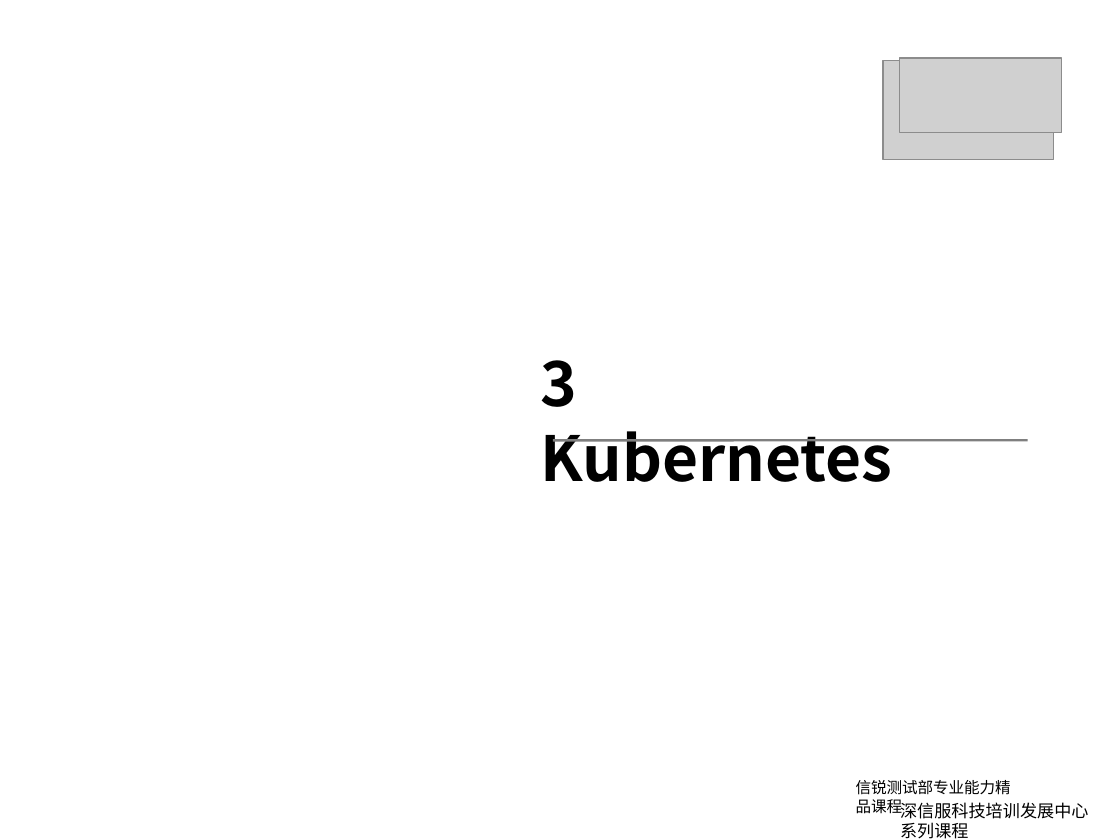
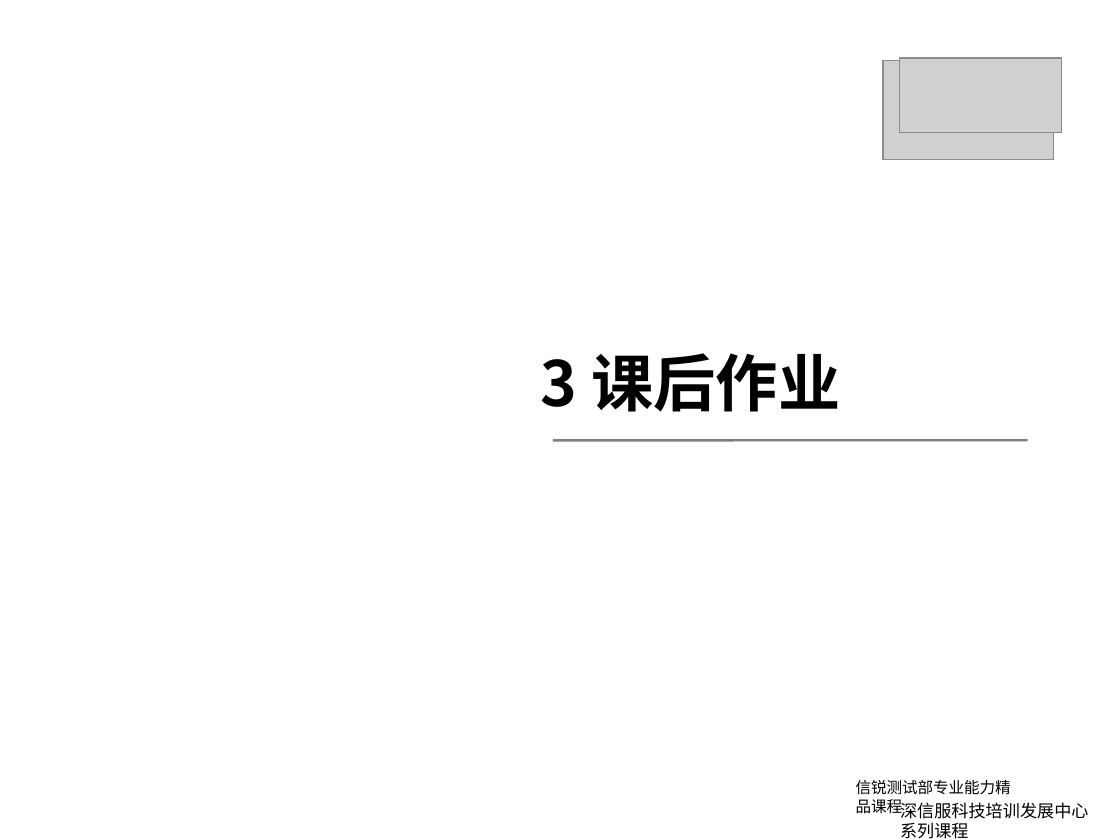
Before and after one commit to yubowen0525/k8s_from_basic_to_advanced, a slide deck: slide 22 of lession2/kubernetes第二课.pptx (slide 23 before the commit). Drawn at 1120x840 pixels with LibreOffice and Linux fonts; fonts in the diff are those of the drawing; grey boxes stand for pictures; background and template pictures are left out. Boxes give left, top, right and bottom in pixels: in the first picture for what was removed or moved away, otherwise in the second. Text is boxed around its words. In the diff, an @@ line names an element or a change of style, - is before the commit and + after.

```diff
--- a/lession2/kubernetes第二课.pptx
+++ b/lession2/kubernetes第二课.pptx
@@ text at (541,353,841,412): text changed @@
-3 Kubernetes
+3 课后作业
```
Also in this commit, not shown: 1 other slide changed, 6 slides added, 11 slides removed, 9 other files.
